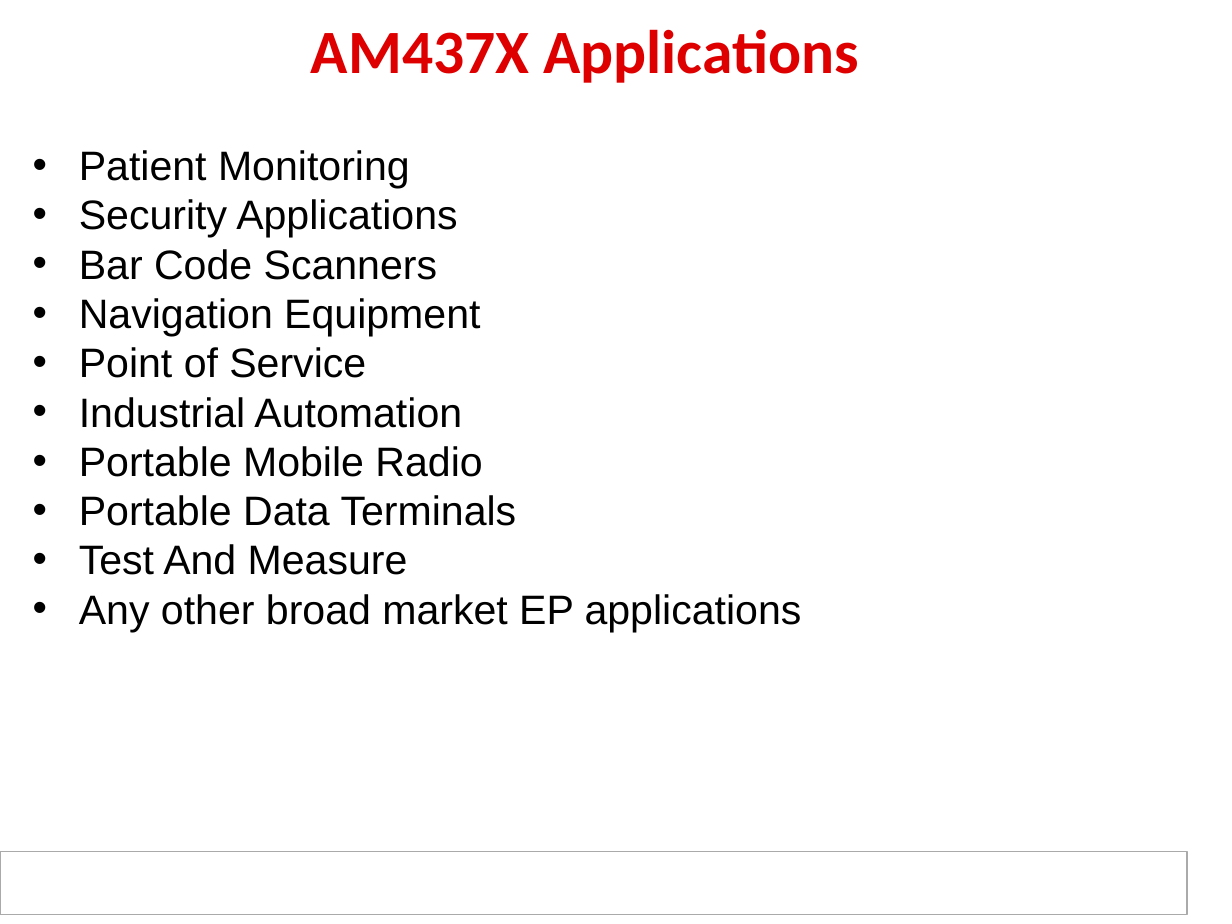
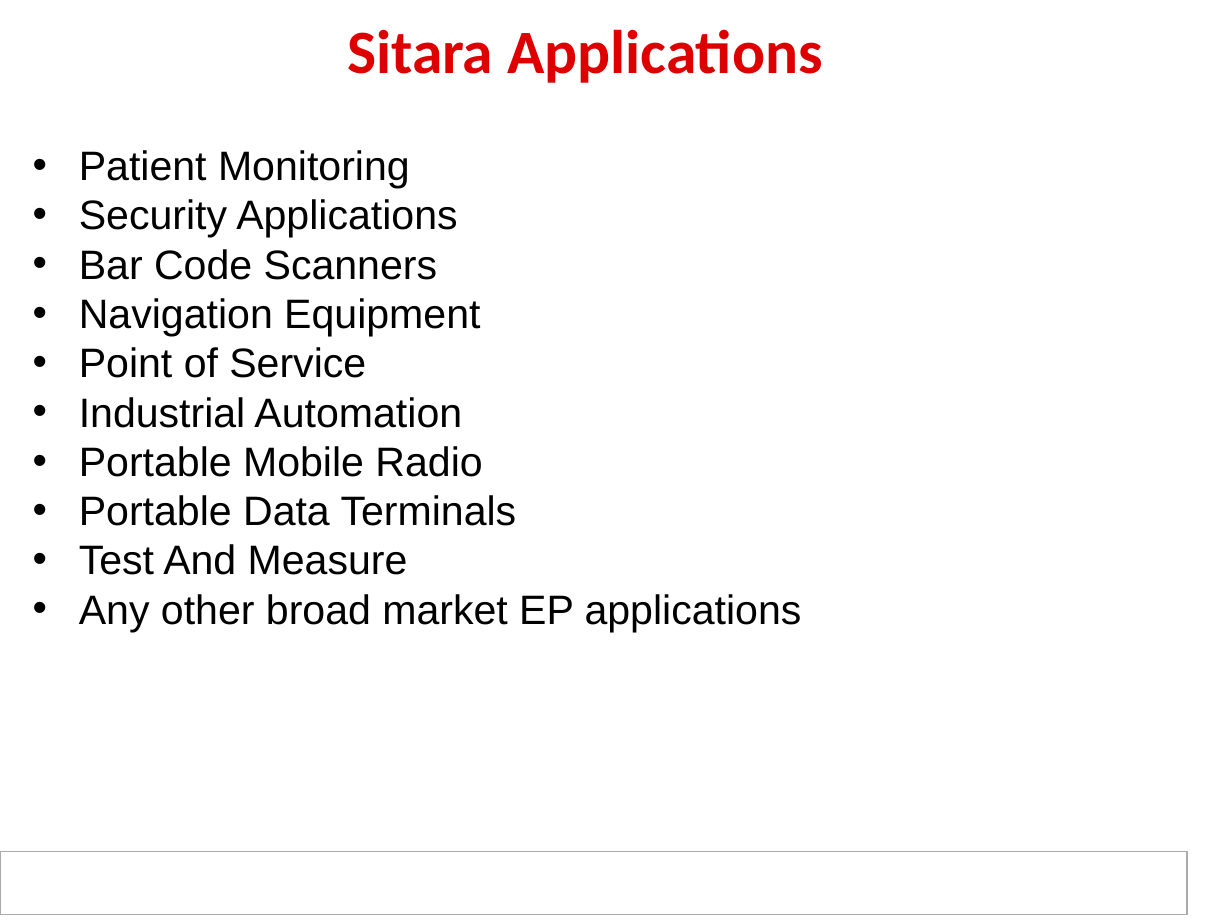
Before and after one commit to hari1989/keystone-workshop, a slide deck: slide 4 of preliminary/Working/presentations/Sitara/Ran_sitara_boot_camp_am437x_technical_overview_final.pptx. Drawn at 1232x924 pixels with LibreOffice and Linux fonts; fonts in the diff are those of the drawing; background and template pictures are left out. Boxes give left, top, right and bottom in pixels: in the first picture for what was removed or moved away, otherwise in the second. Text is boxed around its words. In the diff, an @@ line names an element or a change of style, - is before the commit and + after.

```diff
--- a/preliminary/Working/presentations/Sitara/Ran_sitara_boot_camp_am437x_technical_overview_final.pptx
+++ b/preliminary/Working/presentations/Sitara/Ran_sitara_boot_camp_am437x_technical_overview_final.pptx
@@ title at [347,29,822,83]: text changed @@
-AM437X Applications
+Sitara Applications
```
Also in this commit, not shown: 15 other slides changed, 1 slide removed.
